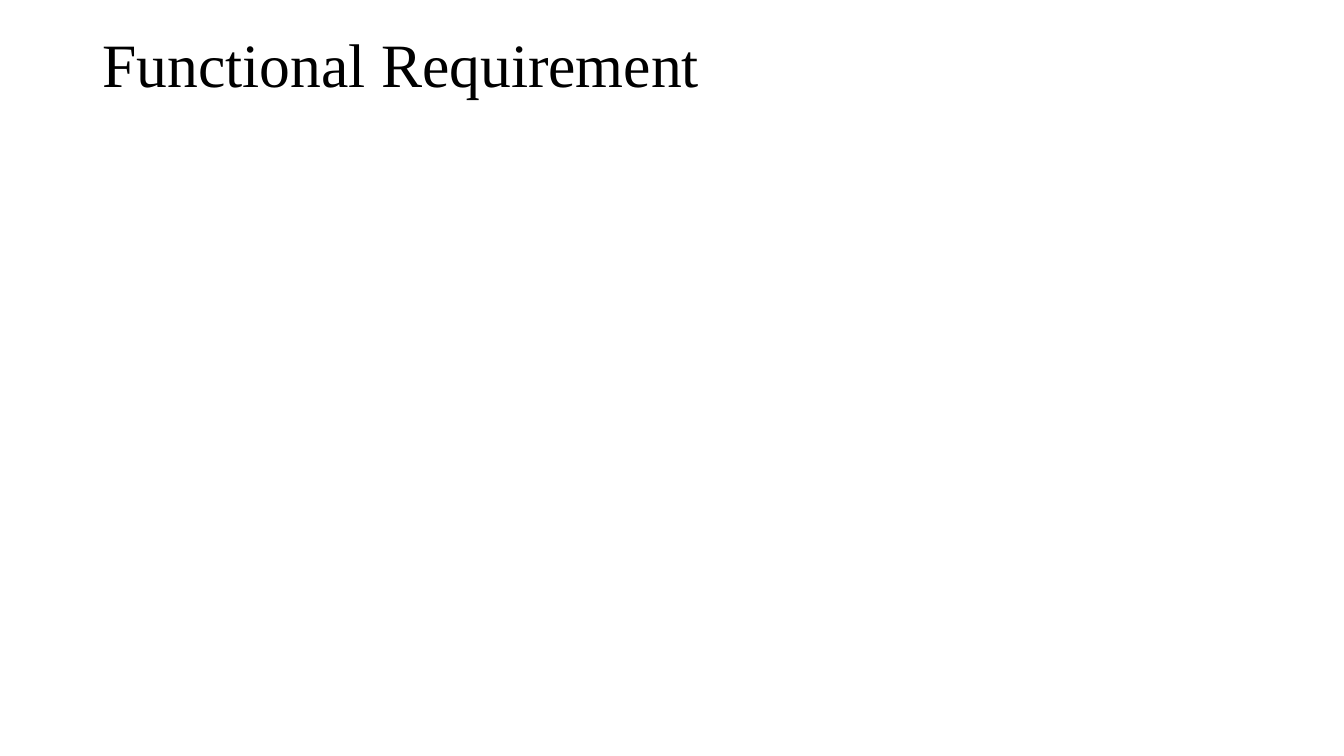
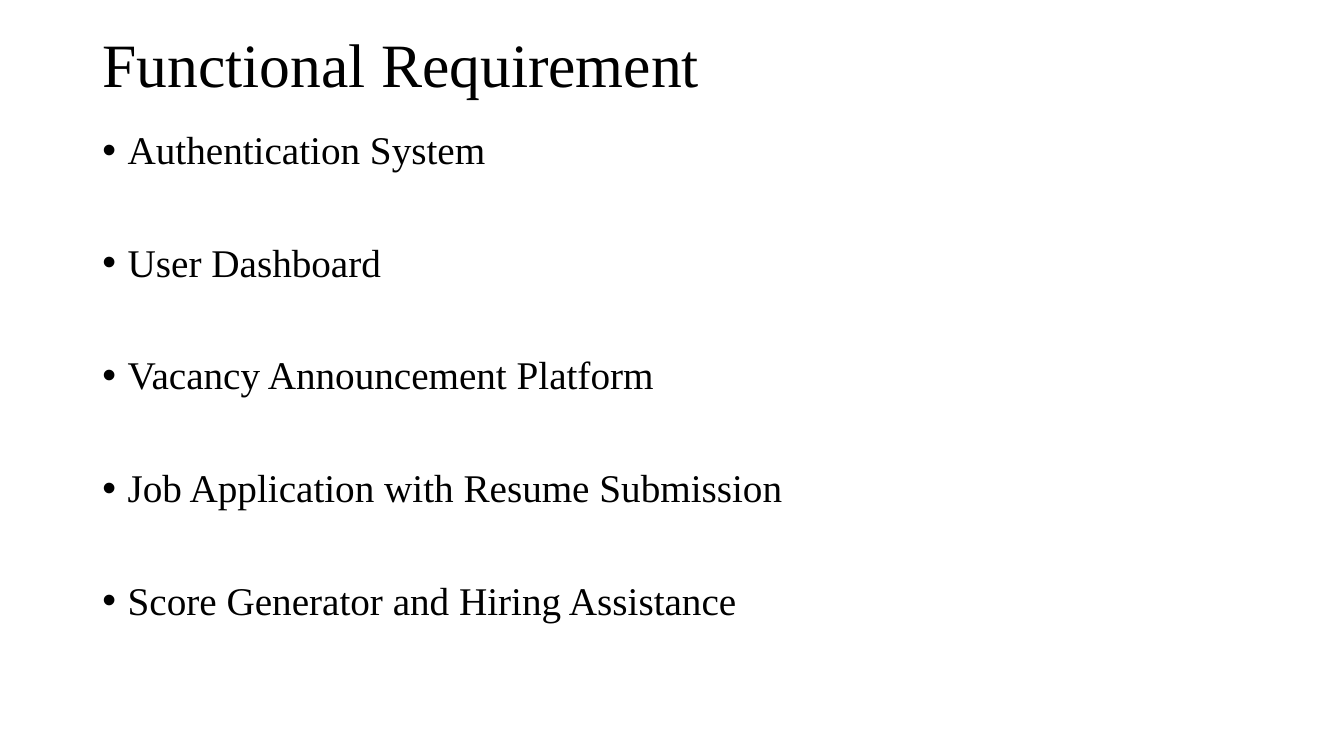
Before and after one commit to SaurabhSubedi/Hire-Hawk, a slide deck: slide 18 of Docs/MidtermPresentationHireHawk.pptx (slide 11 before the commit). Drawn at 1344x756 pixels with LibreOffice and Linux fonts; fonts in the diff are those of the drawing. Boxes give left, top, right and bottom in pixels: in the first picture for what was removed or moved away, otherwise in the second. Text is boxed around its words. In the diff, an @@ line names an element or a change of style, - is before the commit and + after.

Commit message:
'presentation'

```diff
--- a/Docs/MidtermPresentationHireHawk.pptx
+++ b/Docs/MidtermPresentationHireHawk.pptx
@@ text added at box(128, 136, 782, 622), 28 pt, text #000000 @@
+• Authentication System
+• User Dashboard
+• Vacancy Announcement Platform
+• Job Application with Resume Submission
+• Score Generator and Hiring Assistance
```
Also in this commit, not shown: 6 other slides changed, 18 slides added, 8 slides removed, 6 other files.
